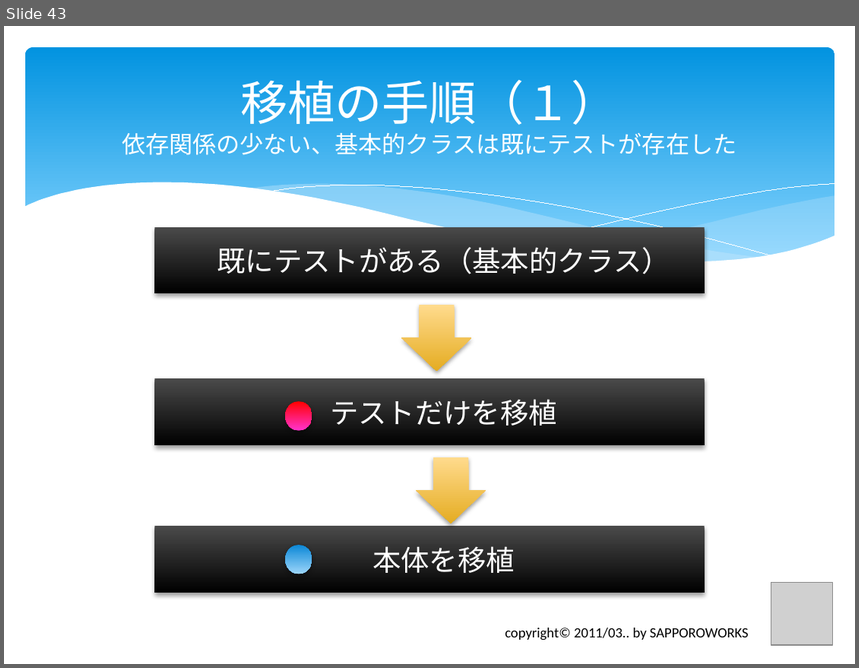
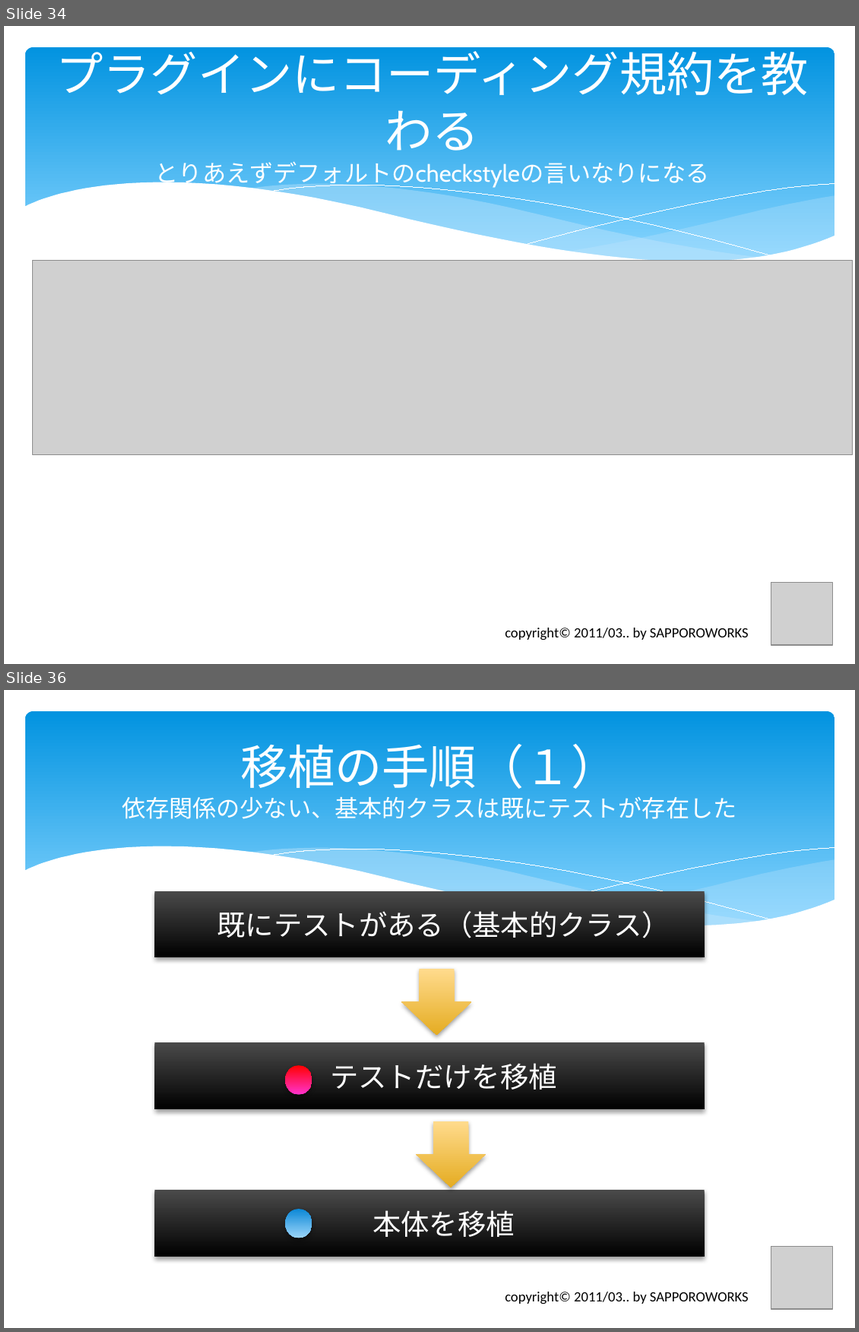
Before and after one commit to furuya02/clrh78, a slide deck: C# から Java へのプログラム移植で体験したTDDの効果は？.pptx. Shown one above the other, each under a label of ours: slide 43 before the commit, slides 34 and 36 after it; the slides between them are not shown. The pictures are 859x668 and 859x1332 pixels, drawn with LibreOffice and Linux fonts; fonts in the diff are those of the drawing; grey boxes stand for pictures. Boxes give left, top, right and bottom in pixels: in the first picture for what was removed or moved away, otherwise in the second. Text is boxed around its words. In the diff, an @@ line names an element or a change of style, - is before the commit and + after.

```diff
--- a/C# から Java へのプログラム移植で体験したTDDの効果は？.pptx
+++ b/C# から Java へのプログラム移植で体験したTDDの効果は？.pptx
@@ slide 34 added at [4,26,855,664], background #FFFFFF; not listed: 6 template elements that a slide beside it also shows @@
@@ title added at [56,44,809,188], 20 pt, text #FFFFFF @@
+プラグインにコーディング規約を教わる
+とりあえずデフォルトのcheckstyleの言いなりになる
@@ picture added at [32,260,853,455] @@
@@ picture added at [772,582,833,645] @@
@@ text added at [505,628,749,641], 12 pt, text #000000 @@
+copyright© 2011/03.. by SAPPOROWORKS
@@ what was slide 43 is now slide 36 @@
```
Also in this commit, not shown: 12 slides changed, 22 other slides added.
